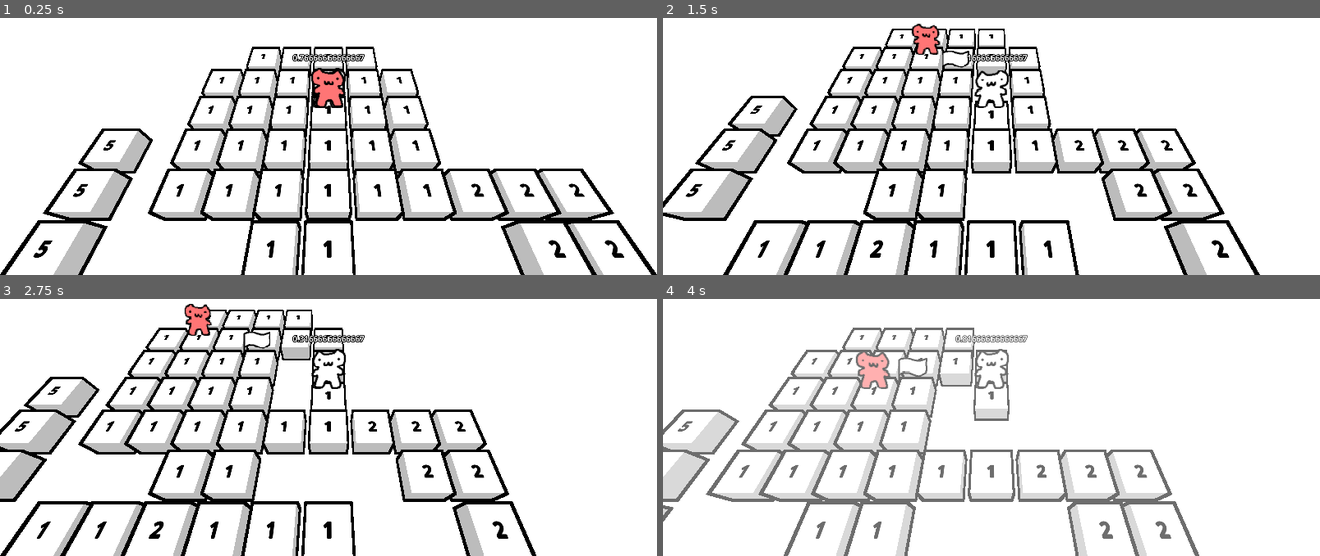
Above: before the commit, frames 1-4 (two rows, left to right).
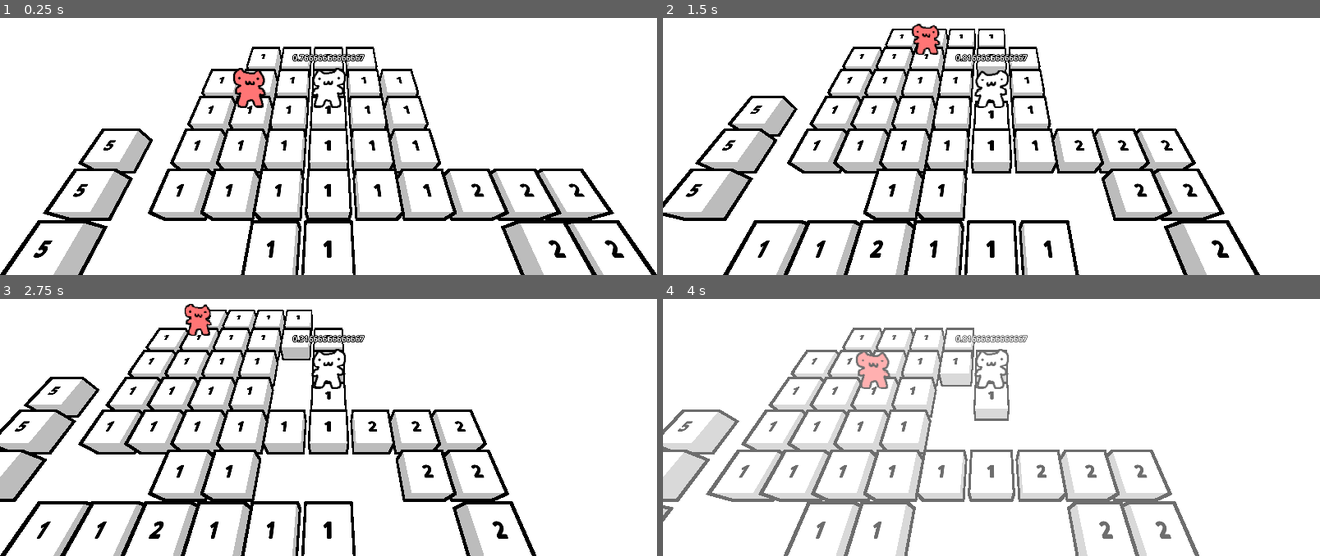
Above: after the commit, the same moments.

Repository: pxlinspace/gmtk-2026
Game: Godot game, scene res://scenes/levels/test_level.tscn
The game is run twice, just before and just after one commit, with the same random seed, the same clock (stepped at 60 frames per second) and the same inputs.
Inputs (mouse positions are in pixels of both pictures, inside the frame that each line leads up to):
- Up to frame 1 (0.25 s): no input
- Up to frame 2 (1.5 s): tap Enter at 0.5 s; move the mouse to (1136, 71) at 0.52 s; hold D (right) 0.53-1.28 s; tap Alt at 0.6 s; click (1136, 71) at 0.67 s; tap Space at 1.25 s; move the mouse to (860, 110) at 1.27 s; hold S (down) from 1.28 s (still down); tap Shift at 1.35 s
- Up to frame 3 (2.75 s): tap Enter at 2 s; move the mouse to (outside the picture) at 2.02 s; release S (down) at 2.03 s; hold D (right) from 2.03 s (still down); tap Alt at 2.1 s
- Up to frame 4 (4 s): tap Space at 2.75 s; move the mouse to (958, 445) at 2.77 s; release D (right) at 2.78 s; hold W (up) 2.78-3.53 s; tap Shift at 2.85 s; click (958, 445) at 2.92 s; tap Enter at 3.5 s; move the mouse to (1188, 427) at 3.52 s; hold A (left) from 3.53 s (still down); tap Alt at 3.6 s

The runs differ from the first frame. In frame 1, 1.2% of the frame differs, in the area x 35-53%, y 19-36%; in frame 2, 0.1%; in frame 3, 0.1%; in frame 4, 0.2%.

Commit message:
new anchor component + flag can now be grabbed

Diff:
--- /dev/null
+++ b/scenes/components/anchor.gd
@@ -0,0 +1,5 @@
+class_name Anchor extends Node3D
+
+
+func _ready() -> void:
+	top_level = true
--- /dev/null
+++ b/scenes/components/anchor.tscn
@@ -0,0 +1,6 @@
+[gd_scene format=3 uid="uid://s2fwise1g0sf"]
+
+[ext_resource type="Script" uid="uid://bdb0coopdhydc" path="res://scenes/components/anchor.gd" id="1_e4c8w"]
+
+[node name="Anchor" type="Node3D" unique_id=889524288]
+script = ExtResource("1_e4c8w")
--- a/scenes/components/tile_sprite.tscn
+++ b/scenes/components/tile_sprite.tscn
@@ -41,7 +41,7 @@
 tracks/0/loop_wrap = true
 tracks/0/keys = {
 "times": PackedFloat32Array(0, 0.05, 0.1, 0.175, 0.2),
-"transitions": PackedFloat32Array(2, 0.5, 0.5, 0.5, 1),
+"transitions": PackedFloat32Array(2, 0.5, 2, 0.5, 1),
 "update": 0,
 "values": [Vector3(1, 0.99999994, 0.99999994), Vector3(1.1, 0.9, 1), Vector3(0.9, 1.1, 1), Vector3(1.1, 0.9, 1), Vector3(1, 0.99999994, 0.99999994)]
 }
@@ -58,10 +58,40 @@
 "values": [Vector3(0.5, 0, 0.5), Vector3(0.5, 0.2, 0.5), Vector3(0.5, 0, 0.5)]
 }
 
+[sub_resource type="Animation" id="Animation_w8mlu"]
+resource_name = "grab"
+length = 0.2
+step = 0.025
+tracks/0/type = "value"
+tracks/0/imported = false
+tracks/0/enabled = true
+tracks/0/path = NodePath(".:scale")
+tracks/0/interp = 1
+tracks/0/loop_wrap = true
+tracks/0/keys = {
+"times": PackedFloat32Array(0, 0.1, 0.175, 0.2),
+"transitions": PackedFloat32Array(0.5, 2, 0.5, 1),
+"update": 0,
+"values": [Vector3(1.1, 1, 1), Vector3(0.9, 1.2, 1), Vector3(1.1, 0.9, 1), Vector3(1, 0.99999994, 0.99999994)]
+}
+tracks/1/type = "value"
+tracks/1/imported = false
+tracks/1/enabled = true
+tracks/1/path = NodePath(".:position")
+tracks/1/interp = 1
+tracks/1/loop_wrap = true
+tracks/1/keys = {
+"times": PackedFloat32Array(0, 0.1, 0.175),
+"transitions": PackedFloat32Array(0.5, 2, 1),
+"update": 0,
+"values": [Vector3(0.5, 0, 0.5), Vector3(0.5, 0.4, 0.5), Vector3(0.5, 0, 0.5)]
+}
+
 [sub_resource type="AnimationLibrary" id="AnimationLibrary_w8mlu"]
 _data = {
 &"RESET": SubResource("Animation_83ehh"),
-&"bounce": SubResource("Animation_5d3hv")
+&"bounce": SubResource("Animation_5d3hv"),
+&"grab": SubResource("Animation_w8mlu")
 }
 
 [node name="TileSprite" type="Sprite3D" unique_id=2049415869]
--- a/scenes/enemies/base_enemy.tscn
+++ b/scenes/enemies/base_enemy.tscn
@@ -1,6 +1,7 @@
 [gd_scene format=3 uid="uid://dblkhnpovbp5m"]
 
 [ext_resource type="Script" uid="uid://m3lgfd1oucjw" path="res://scenes/enemies/base_enemy.gd" id="1_qf3h2"]
+[ext_resource type="PackedScene" uid="uid://s2fwise1g0sf" path="res://scenes/components/anchor.tscn" id="2_lkvl6"]
 [ext_resource type="PackedScene" uid="uid://uq1460g6p3xy" path="res://scenes/components/tile_sprite.tscn" id="2_qf3h2"]
 
 [sub_resource type="BoxShape3D" id="BoxShape3D_bibkx"]
@@ -12,7 +13,6 @@
 transform = Transform3D(1, 0, 0, 0, 1, 0, 0, 0, 1, 0.5, 0.5, 0.5)
 shape = SubResource("BoxShape3D_bibkx")
 
-[node name="Anchor" type="Node3D" parent="." unique_id=1440443172]
-top_level = true
+[node name="Anchor" parent="." unique_id=889524288 instance=ExtResource("2_lkvl6")]
 
 [node name="TileSprite" parent="Anchor" unique_id=2049415869 instance=ExtResource("2_qf3h2")]
--- a/scenes/enemies/pattern_enemy.tscn
+++ b/scenes/enemies/pattern_enemy.tscn
@@ -8,7 +8,7 @@
 script = ExtResource("2_2rwsl")
 pattern = Array[Vector3i]([])
 
-[node name="TileSprite" parent="Anchor" parent_id_path=PackedInt32Array(1440443172) index="0" unique_id=2049415869]
+[node name="TileSprite" parent="Anchor" parent_id_path=PackedInt32Array(889524288) index="0" unique_id=2049415869]
 flip_h = true
 modulate = Color(1, 0.45999998, 0.45999998, 1)
 texture = ExtResource("3_281a8")
--- a/scenes/objects/flag/flag.gd
+++ b/scenes/objects/flag/flag.gd
@@ -1,18 +1,23 @@
 class_name Flag extends Area3D
 
 var position_tween: Tween
+var is_grabbed := false
+
 @onready var grid_position: Vector3i = Vector3i(position)
 @onready var anchor: Node3D = $Anchor
+@onready var tile_sprite: TileSprite = $Anchor/TileSprite
 
 
 func grab() -> void:
 	monitoring = false
-	animate_anchor_raise()
+	is_grabbed = true
+	animate_raise()
 
 
-func animate_anchor_raise() -> void:
+func animate_raise() -> void:
 	var tween := create_tween().set_trans(Tween.TRANS_QUART).set_ease(Tween.EASE_OUT)
 	tween.tween_property(anchor, "position", anchor.position + Vector3.UP, 0.2)
+	tile_sprite.animation_player.play("bounce")
 
 
 func change_flag_pos(new_pos: Vector3i) -> void:
@@ -24,5 +29,6 @@
 func animate_to_grid_position() -> void:
 	if position_tween: position_tween.kill()
 	position_tween = create_tween().set_trans(Tween.TRANS_QUAD).set_ease(Tween.EASE_OUT)
-	var target_pos := Vector3(grid_position) + Vector3(0, 0, 0)
+	var offset := Vector3.UP if is_grabbed else Vector3.ZERO
+	var target_pos := Vector3(grid_position) + offset
 	position_tween.tween_property(anchor, "global_position", target_pos, 0.2)
--- a/scenes/objects/flag/flag.tscn
+++ b/scenes/objects/flag/flag.tscn
@@ -3,6 +3,7 @@
 [ext_resource type="PackedScene" uid="uid://uq1460g6p3xy" path="res://scenes/components/tile_sprite.tscn" id="1_h3dxe"]
 [ext_resource type="Script" uid="uid://sb7beys7ca2f" path="res://scenes/objects/flag/flag.gd" id="1_n4lsa"]
 [ext_resource type="Texture2D" uid="uid://cu5t552vp8avn" path="res://assets/images/placeholders/flag.png" id="2_n4lsa"]
+[ext_resource type="PackedScene" uid="uid://s2fwise1g0sf" path="res://scenes/components/anchor.tscn" id="4_3330e"]
 
 [sub_resource type="BoxShape3D" id="BoxShape3D_3330e"]
 
@@ -13,8 +14,7 @@
 transform = Transform3D(1, 0, 0, 0, 1, 0, 0, 0, 1, 0.5, 0.5, 0.5)
 shape = SubResource("BoxShape3D_3330e")
 
-[node name="Anchor" type="Node3D" parent="." unique_id=49474019]
-top_level = true
+[node name="Anchor" parent="." unique_id=889524288 instance=ExtResource("4_3330e")]
 
 [node name="TileSprite" parent="Anchor" unique_id=2049415869 instance=ExtResource("1_h3dxe")]
 texture = ExtResource("2_n4lsa")
--- a/scenes/player/player.tscn
+++ b/scenes/player/player.tscn
@@ -2,13 +2,13 @@
 
 [ext_resource type="PackedScene" uid="uid://uq1460g6p3xy" path="res://scenes/components/tile_sprite.tscn" id="1_8afob"]
 [ext_resource type="Script" uid="uid://dpjwq53uqumd" path="res://scenes/player/player.gd" id="1_dovo2"]
+[ext_resource type="PackedScene" uid="uid://s2fwise1g0sf" path="res://scenes/components/anchor.tscn" id="2_lvxji"]
 [ext_resource type="Texture2D" uid="uid://dhq2c46vsclpu" path="res://assets/images/placeholders/player.png" id="3_gmlin"]
 
 [node name="Player" type="Node3D" unique_id=289280773]
 script = ExtResource("1_dovo2")
 
-[node name="Anchor" type="Node3D" parent="." unique_id=701611556]
-top_level = true
+[node name="Anchor" parent="." unique_id=889524288 instance=ExtResource("2_lvxji")]
 
 [node name="TileSprite" parent="Anchor" unique_id=2049415869 instance=ExtResource("1_8afob")]
 texture = ExtResource("3_gmlin")
Not shown, added: scenes/components/anchor.gd.uid
